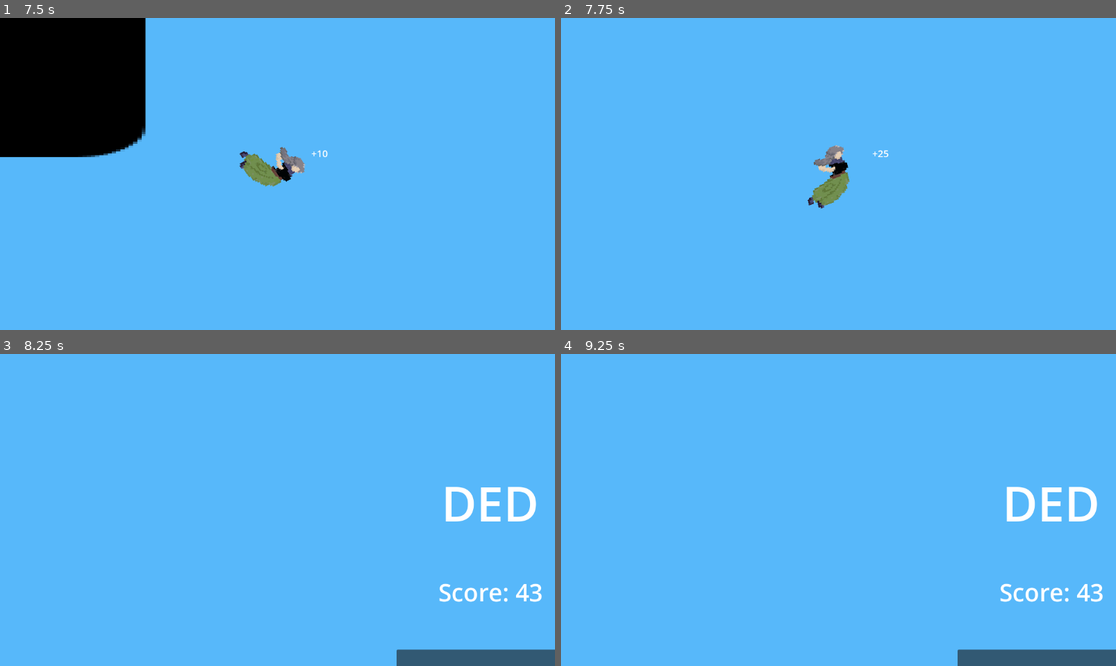
Above: before the commit, frames 1-4 (two rows, left to right).
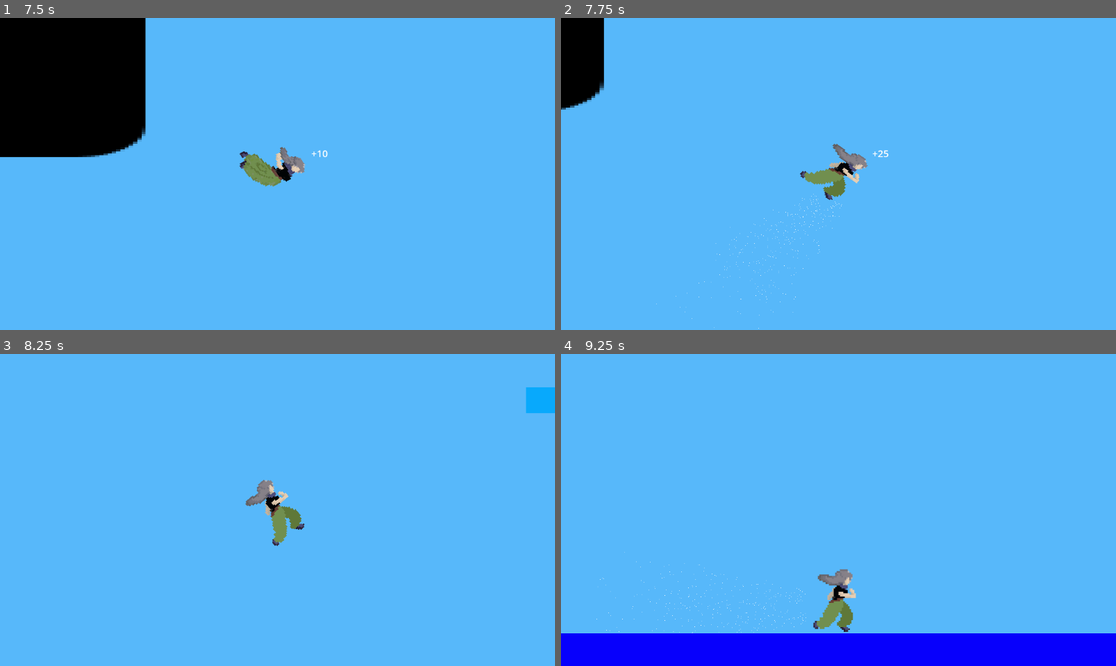
Above: after the commit, the same moments.

Repository: Shubh-2799/rep
Game: Godot game, scene res://controls.tscn
Same seed, same stepped clock (60 frames per second), same inputs: the game is played once before the commit and once after it. The engine's default icon, where the game draws it, is replaced by a stand-in: a white triangle on a blue panel in a dark square.
Inputs (mouse positions are in pixels of both pictures, inside the frame that each line leads up to):
- Up to frame 1 (7.5 s): click "PLAY" at 0.5 s; move the mouse to (399, 158) at 1.27 s; hold Right (ui_right) 1.28-2 s; tap F (dash) at 1.35, 3.05, 4.55, 5.85 s; click (399, 158) at 1.42 s; tap Up (ui_up) at 1.52, 4.52 s; drag from (166, 189) to (249, 236) at 2.02 s; move the mouse to (333, 105) at 2.77 s; hold Left (ui_left) 2.78-3.5 s; hold M (flip) 2.78-3.5 s; drag from (249, 236) to (111, 127) at 3.52 s; move the mouse to (444, 220) at 4.27 s; hold Right (ui_right) 4.28-5 s; right-click (444, 220) at 4.35 s; drag from (111, 127) to (177, 174) at 5.02 s; move the mouse to (305, 174) at 5.77 s; hold Right (ui_right) 5.78-6.5 s; click (305, 174) at 5.92 s; drag from (194, 96) to (166, 189) at 6.52 s; move the mouse to (399, 158) at 7.27 s; hold Left (ui_left) from 7.28 s (still down); hold M (flip) from 7.28 s (still down)
- Up to frame 2 (7.75 s): keep holding Left (ui_left); keep holding M (flip); tap Up (ui_up) at 7.52 s; tap F (dash) at 7.55 s
- Up to frame 3 (8.25 s): release Left (ui_left) at 8 s; release M (flip) at 8 s; drag from (166, 525) to (277, 547) at 8.02 s
- Up to frame 4 (9.25 s): move the mouse to (894, 441) at 8.77 s; hold Right (ui_right) from 8.78 s (still down); right-click (894, 441) at 8.85 s; tap F (dash) at 9.05 s

Frame 1 is identical in both runs. In frame 2, 3.2% of the frame differs, in the area x 0-56%, y 0-100%; in frame 3, 4.1%; in frame 4, 13%, in the area x 0-100%, y 42-100%.

Commit message:
New Dash
reworked dash mechanic

Diff:
--- a/character_body_2d.gd
+++ b/character_body_2d.gd
@@ -29,6 +29,12 @@
 		justjumped = false
 	elif is_on_floor() and not direction:
 		$AnimatedSprite2D.play("default")
+	if S.dash:
+		velocity.x = 1200.0
+		velocity.y = 0.0
+		$AnimatedSprite2D.play("dash")
+		$CPUParticles2D2.emitting = true
+		$CPUParticles2D3.emitting = true
 	'''if velocity.x > 0:
 		$AnimatedSprite2D.flip_h = false
 	elif velocity.x < 0:
@@ -63,4 +69,11 @@
 		velocity.y = JUMP_VELOCITY
 		velocity.x = direction * SPEED
 		S.jump = true
+	if not is_on_floor() and Input.is_action_just_pressed("dash"):
+		S.dash = true
+		$Timer.start()
 	move_and_slide()
+
+
+func _on_timer_timeout() -> void:
+	S.dash = false
--- a/player.tscn
+++ b/player.tscn
@@ -8,6 +8,10 @@
 [ext_resource type="Script" path="res://label_3.gd" id="5_8j2b2"]
 [ext_resource type="Texture2D" uid="uid://cb43qadyt105d" path="res://swing_sprites.png" id="5_76hex"]
 
+[sub_resource type="AtlasTexture" id="AtlasTexture_q8m44"]
+atlas = ExtResource("4_gch6q")
+region = Rect2(144, 0, 36, 54)
+
 [sub_resource type="AtlasTexture" id="AtlasTexture_syy2b"]
 atlas = ExtResource("2_wswbc")
 region = Rect2(21, 0, 21, 49)
@@ -86,6 +90,14 @@
 
 [sub_resource type="SpriteFrames" id="SpriteFrames_vp328"]
 animations = [{
+"frames": [{
+"duration": 1.0,
+"texture": SubResource("AtlasTexture_q8m44")
+}],
+"loop": true,
+"name": &"dash",
+"speed": 5.0
+}, {
 "frames": [{
 "duration": 1.0,
 "texture": SubResource("AtlasTexture_syy2b")
@@ -191,9 +203,7 @@
 position = Vector2(4.00543e-05, -1.09673e-05)
 scale = Vector2(2.82813, 2.44118)
 sprite_frames = SubResource("SpriteFrames_vp328")
-animation = &"swing"
-frame = 3
-frame_progress = 1.0
+animation = &"dash"
 
 [node name="Marker2D" type="Marker2D" parent="AnimatedSprite2D"]
 position = Vector2(6.40121, -9.33733)
@@ -262,29 +272,36 @@
 script = ExtResource("5_8j2b2")
 
 [node name="CPUParticles2D2" type="CPUParticles2D" parent="."]
-position = Vector2(7.75864, 55.8824)
+position = Vector2(-24.1379, 24.2647)
 scale = Vector2(0.862069, 0.735294)
 emitting = false
-amount = 700
+amount = 200
 lifetime = 1.6
+one_shot = true
 speed_scale = 10.0
 randomness = 0.67
-direction = Vector2(0, 1)
-spread = 96.92
+direction = Vector2(-1, 0)
+spread = 22.5
 gravity = Vector2(0, 0)
 initial_velocity_min = 76.92
 initial_velocity_max = 211.54
 
 [node name="CPUParticles2D3" type="CPUParticles2D" parent="."]
-position = Vector2(-8.62072, 55.8824)
+position = Vector2(-24.138, -9.55882)
 scale = Vector2(0.862069, 0.735294)
 emitting = false
-amount = 700
+amount = 200
 lifetime = 1.6
+one_shot = true
 speed_scale = 10.0
 randomness = 0.67
-direction = Vector2(0, 1)
-spread = 96.92
+direction = Vector2(-1, 0)
+spread = 22.5
 gravity = Vector2(0, 0)
 initial_velocity_min = 76.92
 initial_velocity_max = 211.54
+
+[node name="Timer" type="Timer" parent="."]
+wait_time = 0.3
+
+[connection signal="timeout" from="Timer" to="." method="_on_timer_timeout"]
--- a/rec.tscn
+++ b/rec.tscn
@@ -72,6 +72,10 @@
 position = Vector2(656, -312)
 scale = Vector2(-0.553, 0.069)
 
+[node name="StaticBody2D14" parent="." instance=ExtResource("4_yi3n6")]
+position = Vector2(1341, -355)
+scale = Vector2(-0.553, 0.069)
+
 [node name="Label4" type="Label" parent="."]
 visible = false
 offset_left = 1770.0
@@ -106,4 +110,4 @@
 vertical_alignment = 1
 
 [node name="StaticBody2D" parent="." instance=ExtResource("7_0fk2w")]
-position = Vector2(1509, -690)
+position = Vector2(739, -490)
Not shown: 1 places in player.tscn that only renumber resources
